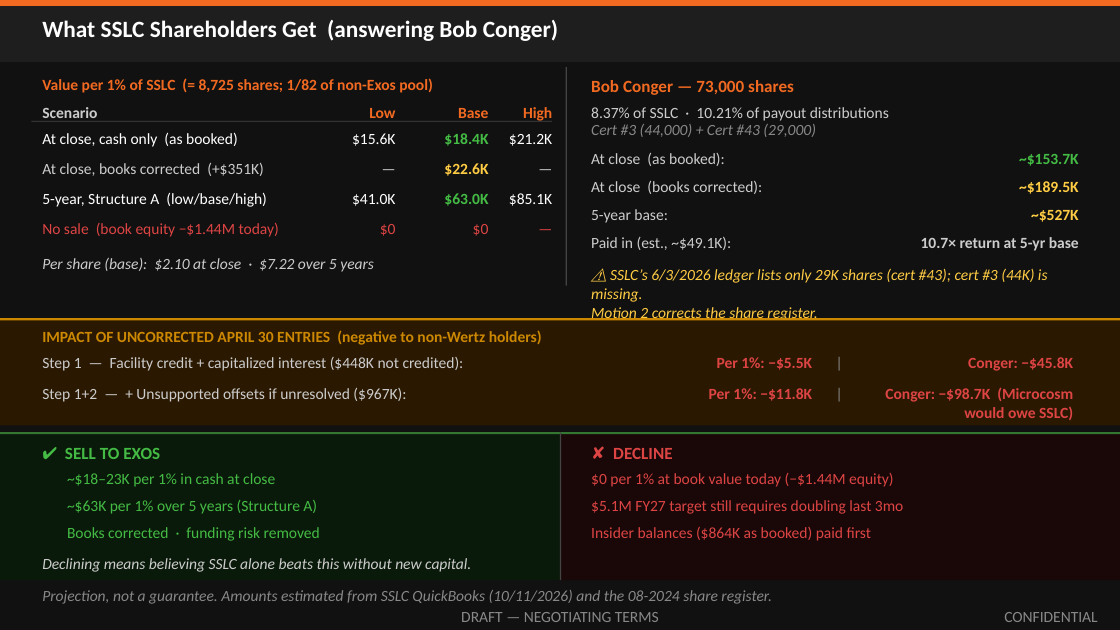
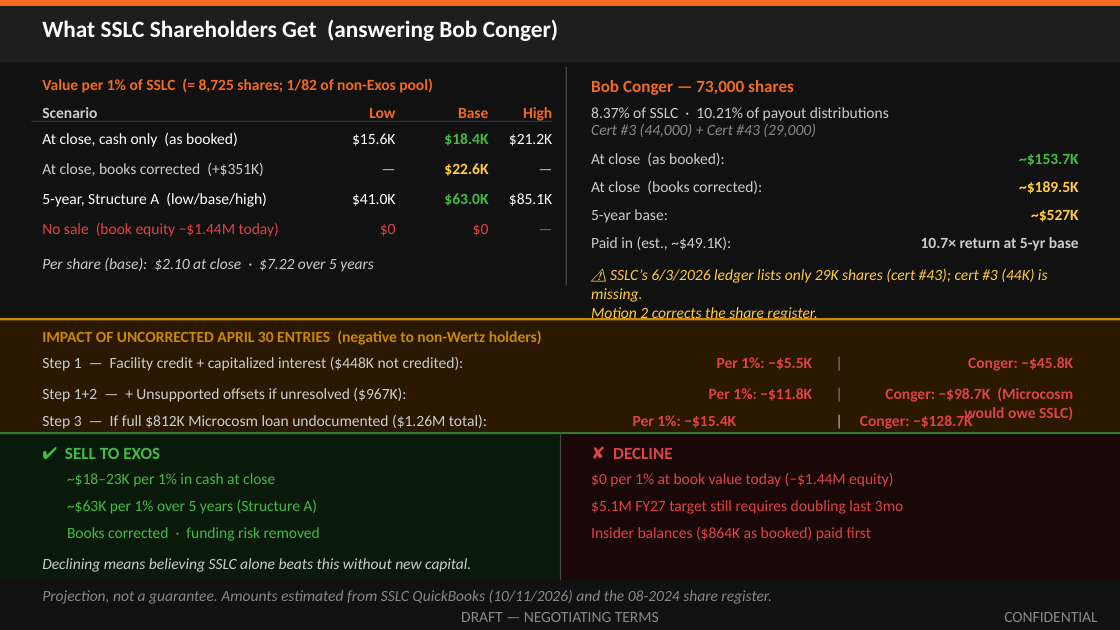
Before and after one commit to ExosAerospace/workspace, a slide deck: slide 6 of drafts/Exos_SSLC_Board_Offer_Overview_2026-10-10_r2.pptx. Drawn at 1120x630 pixels with LibreOffice and Linux fonts; fonts in the diff are those of the drawing. Boxes give left, top, right and bottom in pixels: in the first picture for what was removed or moved away, otherwise in the second. Text is boxed around its words. In the diff, an @@ line names an element or a change of style, - is before the commit and + after.

Commit message:
SSLC batch 6: K 1480-account disclosure + Step 3 + Q14
Slide 5:
- $812,699: rewritten — Workman's Comp acct (1480), not shown as
  receivable; netted 6/30/2025 (JEs #25925/#25926); reclassified
  4/30/2026 to 1481 which now shows $0
- Right panel Exos bullet: adds Microcosm 2026 repayment contrast
  (Microcosm repaid $154K within months; Exos $31K past due)
- Step 3 added: full $812K undocumented => $1.26M; non-Wertz ~$585K;
  Conger ~$129K; Rufer ~$160K

Slide 6:
- Impact band Step 3: Per 1% -$15.4K; Conger -$128.7K

Diligence DOCX+PDF:
- Q14 added: 1480 account rationale, 2019-23 transfers, JE approvals

Rebuild: 16pp deck, 24pp package
MC #2414 v24/v19/v14 + diligence v1

```diff
--- a/drafts/Exos_SSLC_Board_Offer_Overview_2026-10-10_r2.pptx
+++ b/drafts/Exos_SSLC_Board_Offer_Overview_2026-10-10_r2.pptx
@@ rectangle: place and size @@
-rectangle at [0, 318, 1120, 426]
+rectangle at [0, 318, 1120, 432]
@@ text added at [42, 415, 487, 429], 10 pt, text #CCCCCC @@
+Step 3 — If full $812K Microcosm loan undocumented ($1.26M total):
@@ text added at [633, 415, 736, 428], 10 pt, text #DD4444, bold @@
+Per 1%: −$15.4K
@@ text added at [827, 405, 847, 430], 10 pt, text #CCCCCC @@
+|
@@ text added at [860, 413, 973, 429], 10 pt, text #DD4444, bold @@
+Conger: −$128.7K
```
Also in this commit, not shown: 1 other slide changed, 4 other files.
